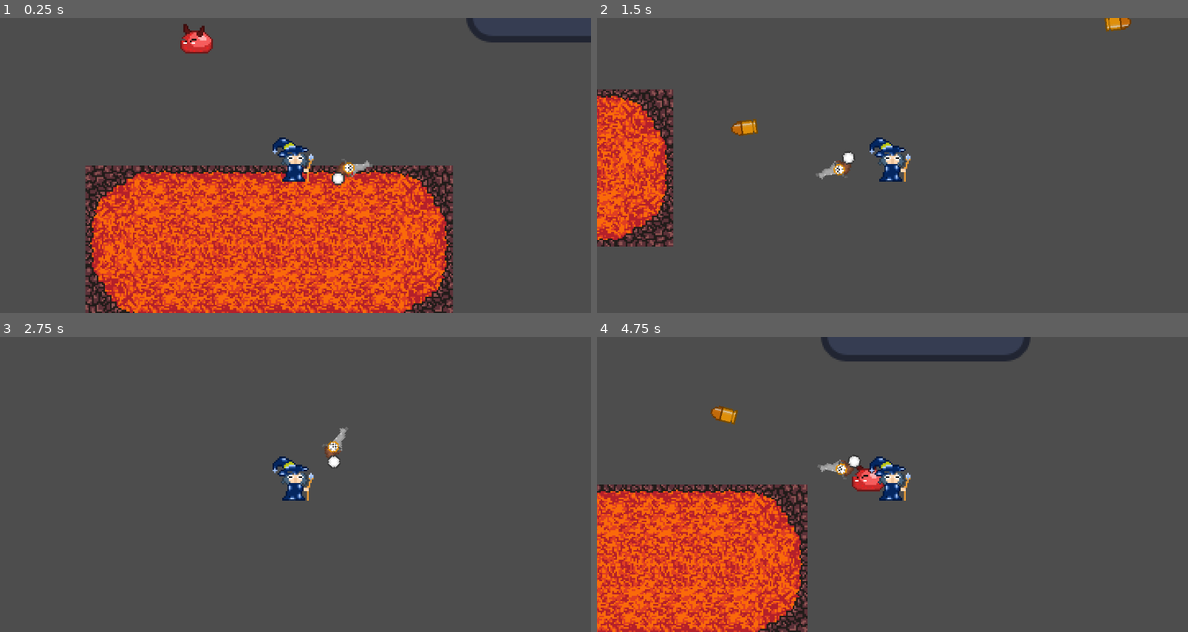
Above: before the commit, frames 1-4 (two rows, left to right).
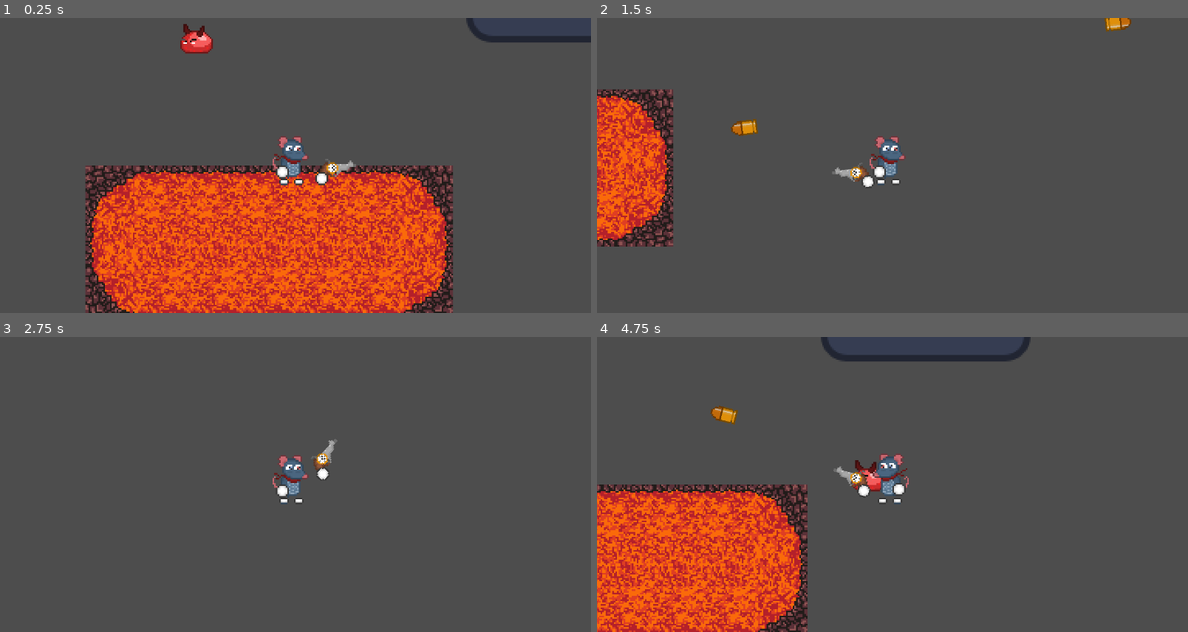
Above: after the commit, the same moments.

Repository: snwng/GMTK-Game-Jam-2026-entry
Game: Godot game, scene res://scenes/levels/main_scene.tscn
The game is run twice, just before and just after one commit, with the same random seed, the same clock (stepped at 60 frames per second) and the same inputs. The engine's default icon, where the game draws it, is replaced by a stand-in: a white triangle on a blue panel in a dark square.
Inputs (mouse positions are in pixels of both pictures, inside the frame that each line leads up to):
- Up to frame 1 (0.25 s): no input
- Up to frame 2 (1.5 s): move the mouse to (1022, 150) at 0.52 s; hold Right (move_right) 0.53-1.28 s; click (1022, 150) at 0.6 s; move the mouse to (774, 180) at 1.27 s; hold Down (move_down) from 1.28 s (still down); click (774, 180) at 1.35 s
- Up to frame 3 (2.75 s): move the mouse to (354, 419) at 2.02 s; release Down (move_down) at 2.03 s; hold Right (move_right) from 2.03 s (still down); click (354, 419) at 2.1 s
- Up to frame 4 (4.75 s): move the mouse to (862, 543) at 2.77 s; release Right (move_right) at 2.78 s; hold Up (move_up) 2.78-3.53 s; click (862, 543) at 2.85 s; move the mouse to (1069, 528) at 3.52 s; hold Left (move_left) from 3.53 s (still down); click (1069, 528) at 3.6 s; move the mouse to (715, 440) at 4.27 s; click (715, 440) at 4.35 s

The runs differ from the first frame. In frame 1, 1.2% of the frame differs, in the area x 46-63%, y 40-57%; in frame 2, 1.2%; in frame 3, 1.1%; in frame 4, 1.2%.

Commit message:
Add player and weapon flipping based on direction
- Update the gun sprite and adjust its position offset
- Clean up unused null variables on the player CharacterBody2D
- Implement vertical flipping on the gun sprite depending on its
  rotation angle
- Implement horizontal flipping on the player sprite based on movement
  velocity
- Enable mouse form by default on player ready

Diff:
--- a/scenes/entities/gun.tscn
+++ b/scenes/entities/gun.tscn
@@ -9,7 +9,7 @@
 projectile = ExtResource("2_rpk72")
 
 [node name="Sprite2D" type="Sprite2D" parent="." unique_id=1837520056]
-position = Vector2(26, 8)
+position = Vector2(24, 0)
 texture = ExtResource("3_5cik8")
 
 [node name="Timer" type="Timer" parent="." unique_id=740092070]
--- a/scenes/entities/player.tscn
+++ b/scenes/entities/player.tscn
@@ -85,10 +85,6 @@
 
 [node name="CharacterBody2D" type="CharacterBody2D" parent="." unique_id=1476975616]
 script = ExtResource("1_08t41")
-VELOCITY = null
-ACCELERATION = null
-DECELERATION = null
-MAX_HEALTH = null
 
 [node name="CollisionShape2D" type="CollisionShape2D" parent="CharacterBody2D" unique_id=1243909535]
 position = Vector2(-1, -2)
--- a/scripts/gun.gd
+++ b/scripts/gun.gd
@@ -20,3 +20,14 @@
 		bullet.rotation = angle
 		Global.game_manager.add_2D_node(bullet)
 		timer.start()
+
+func _process(_delta: float) -> void:
+	orient_weapon()
+
+func orient_weapon() -> void:
+	var angle: float = fposmod(rotation, TAU)
+	print("Angle: ", angle)
+	if angle > PI / 2 and angle < 3 * PI / 2:
+		$Sprite2D.flip_v = true
+	else:
+		$Sprite2D.flip_v = false
--- a/scripts/player_controller.gd
+++ b/scripts/player_controller.gd
@@ -47,6 +47,7 @@
 	capture_mouse()
 	var gun: PackedScene = load("res://scenes/entities/gun.tscn")
 	set_weapon(gun.instantiate())
+	set_mouse_form(true)
 
 
 
@@ -83,6 +84,13 @@
 		anim_name = "idle_mouse" if is_mouse_form else "idle_normal"
 	if animated_sprite.animation != anim_name:
 		animated_sprite.play(anim_name)
+	orient_player()
 
 func set_mouse_form(enabled: bool) -> void: #mouse (animal)
 	is_mouse_form = enabled
+
+func orient_player() -> void:
+	if velocity.x > 0:
+		animated_sprite.flip_h = false
+	elif velocity.x < 0:
+		animated_sprite.flip_h = true
Not shown, added: assets/sprites/Props/Rocks/BigNSmallRock_1.png.import
Not shown, added: assets/sprites/Props/Rocks/BigRock_1.png.import
Not shown, added: assets/sprites/Props/Rocks/SmallRock_1.png.import
Not shown, added: assets/sprites/RockyGround/RockyGround_Center_FORTEST.png.import
Not shown, added: assets/sprites/RockyGround/RockyGround_V4_1.png.import
Not shown, added: assets/sprites/RockyGround/RockyGround_V4_2.png.import
Binary file changed: assets/sprites/gun.png
